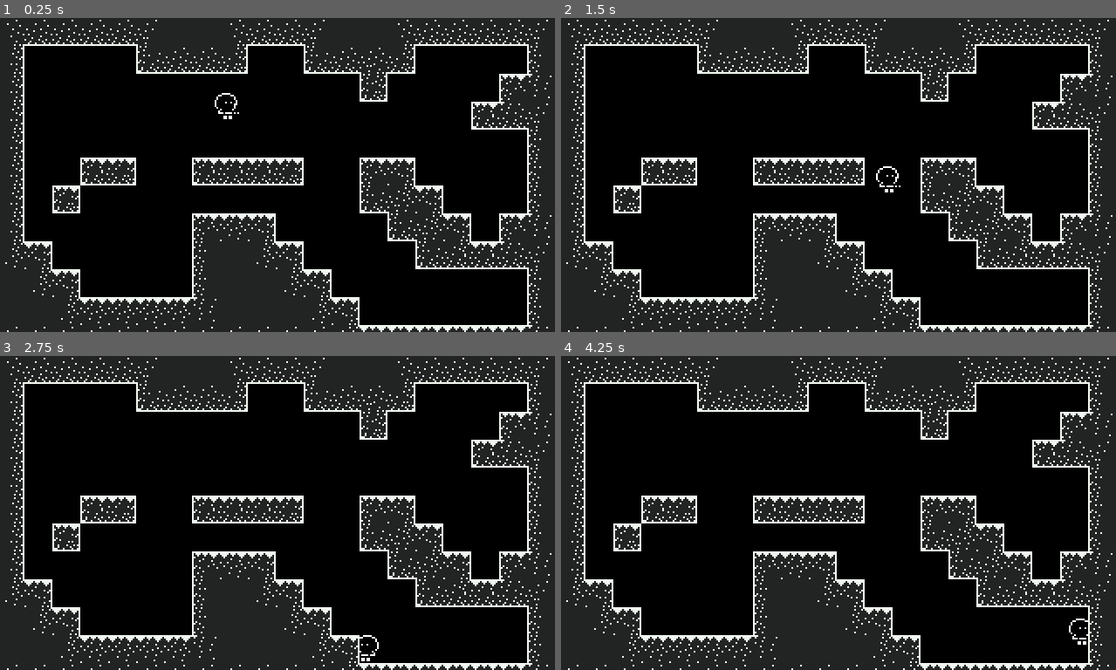
Above: before the commit, frames 1-4 (two rows, left to right).
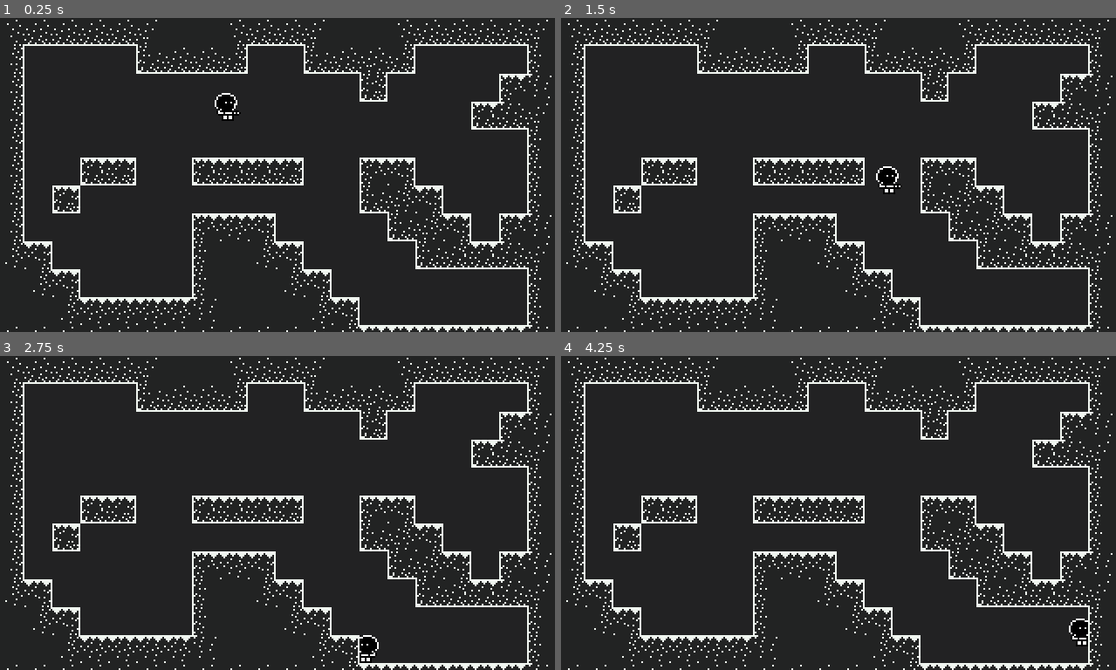
Above: after the commit, the same moments.

Repository: madeso/spelsylt4
Game: Godot game, scene res://world.tscn
Two runs of this game, one before a commit and one after it. Both use one fixed random seed, a clock stepped at 60 frames per second and the inputs below.
Inputs:
- Up to frame 1 (0.25 s): no input
- Up to frame 2 (1.5 s): hold Right (ui_right) from 0.53 s (still down); tap Up (ui_up) at 0.77 s
- Up to frame 3 (2.75 s): tap Up (ui_up) at 1.52 s; release Right (ui_right) at 2.03 s; hold Left (ui_left) from 2.03 s (still down)
- Up to frame 4 (4.25 s): release Left (ui_left) at 2.78 s; hold Right (ui_right) from 2.78 s (still down); tap Up (ui_up) at 3.02, 3.77 s

The runs differ from the first frame. In frame 1, 54% of the frame differs, in the area x 4-95%, y 8-98%; in frame 2, 54%; in frame 3, 54%; in frame 4, 54%.

Commit message:
proper background color

Diff:
--- a/project.godot
+++ b/project.godot
@@ -33,5 +33,5 @@
 quality/driver/driver_name="GLES2"
 vram_compression/import_etc=true
 vram_compression/import_etc2=false
-environment/default_clear_color=Color( 0, 0, 0, 1 )
+environment/default_clear_color=Color( 0.133333, 0.133333, 0.137255, 1 )
 environment/default_environment="res://default_env.tres"
